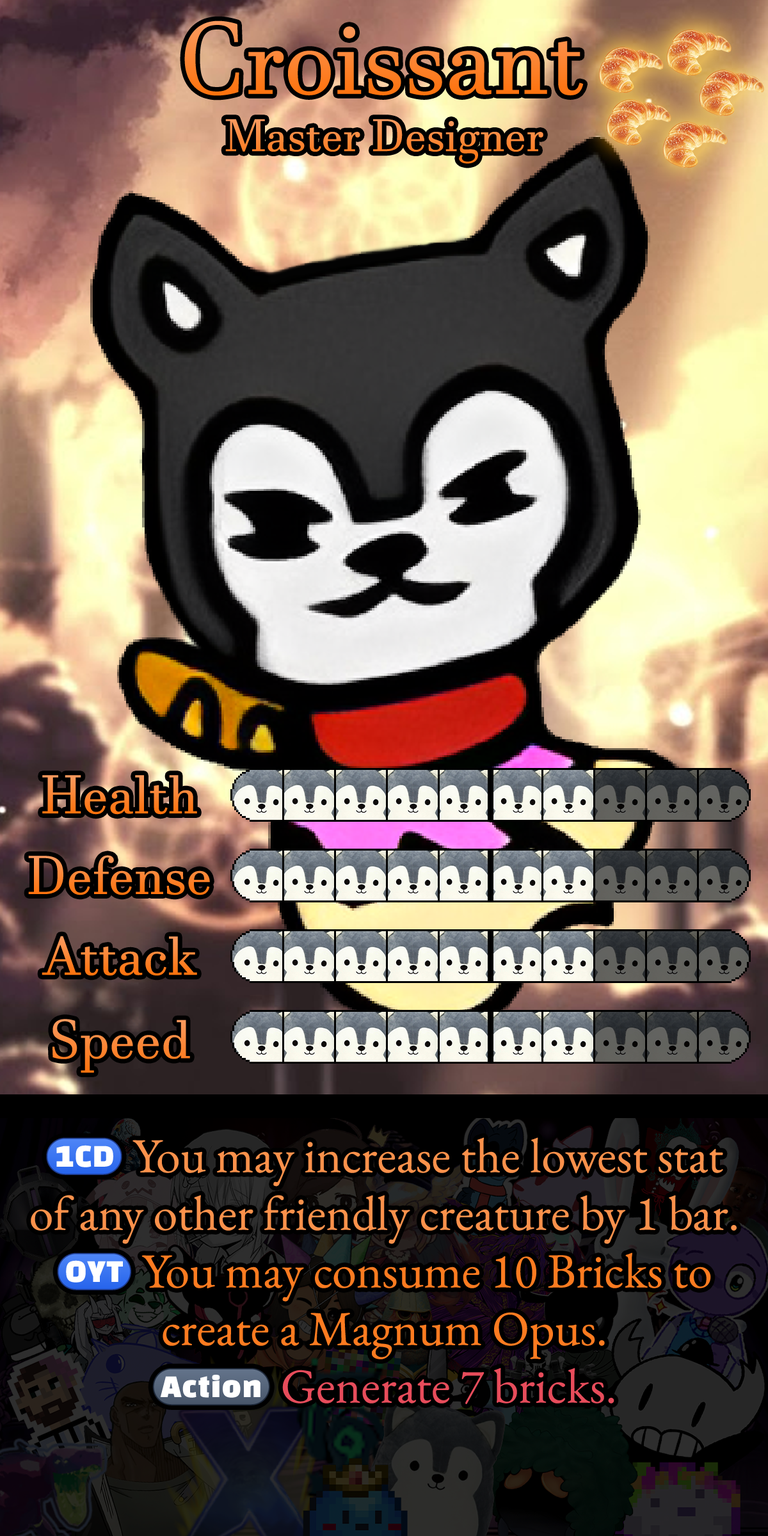
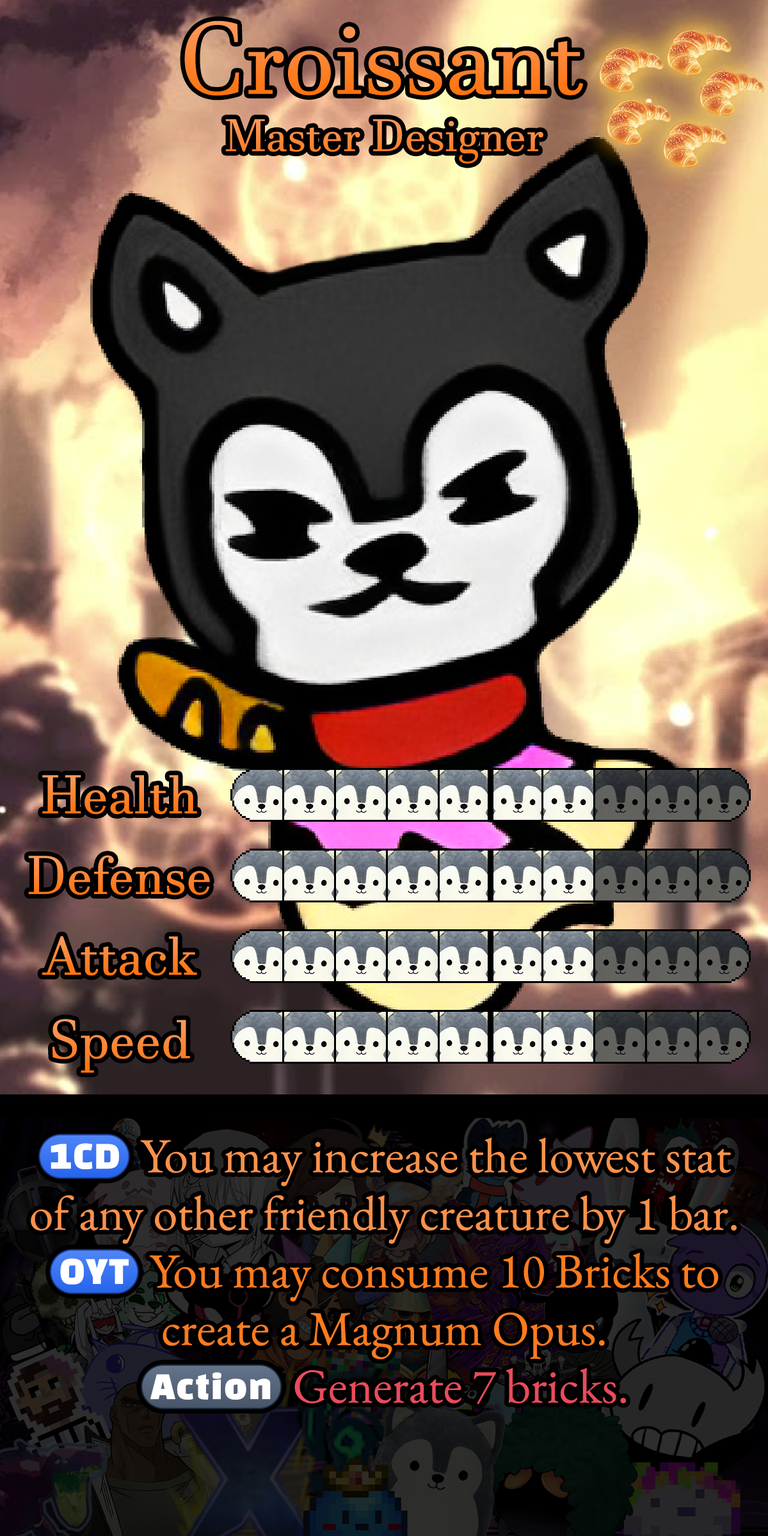
Before/after of a 768px x 1536px layered artwork. What changed in the layer stack:
painted on "Ability" over <box>38,1133,731,1410</box>
